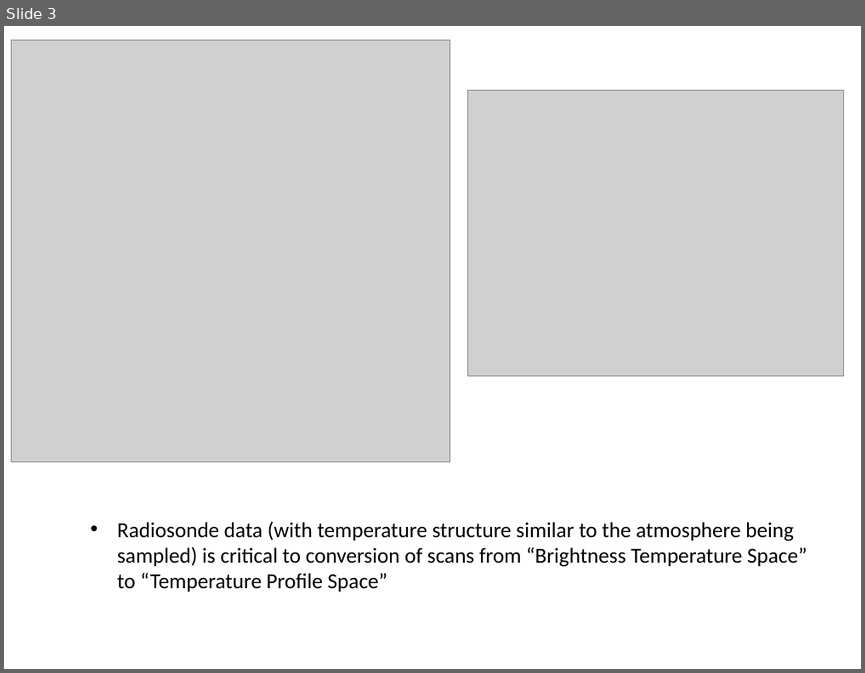
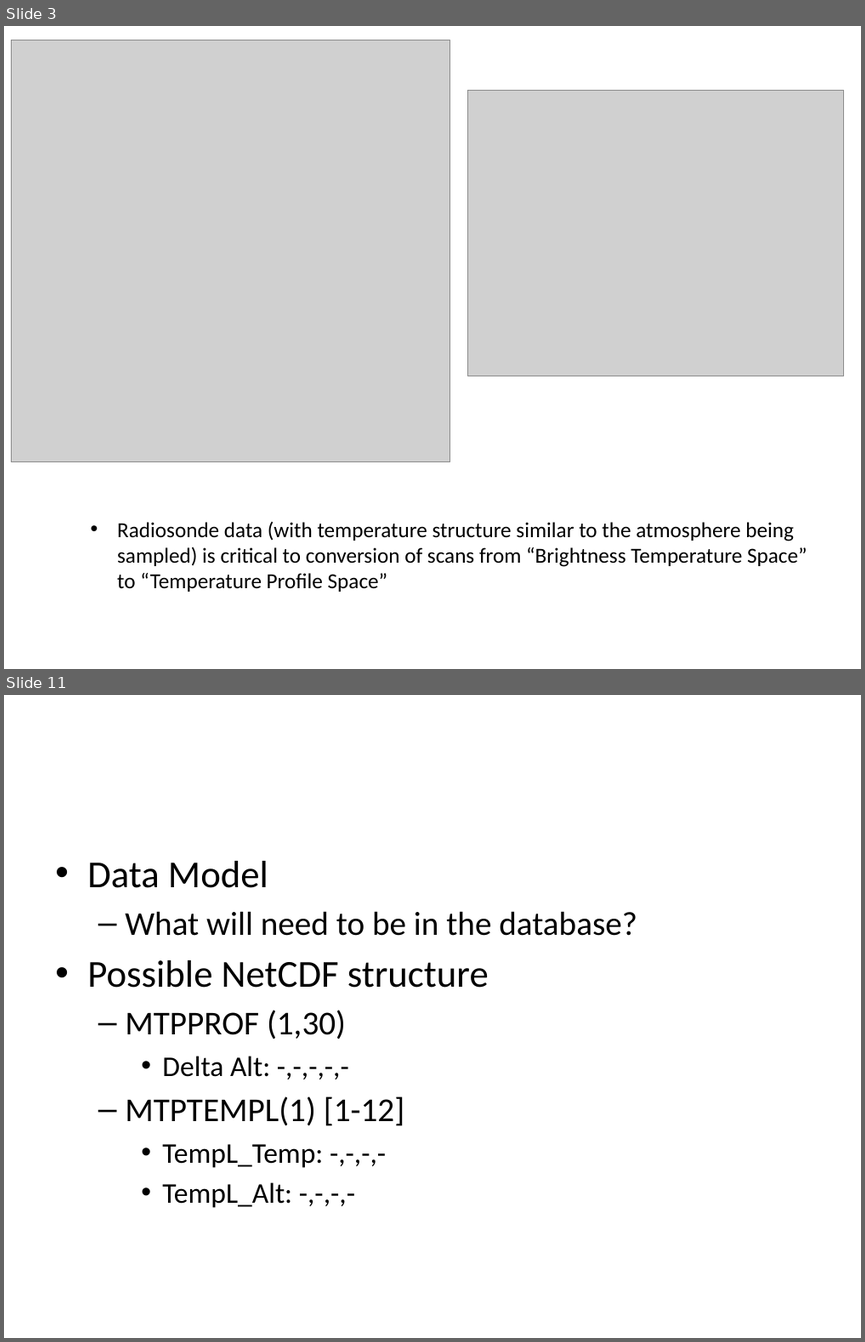
Before and after one commit to NCAR/nimbus, a slide deck: instruments/mtp/doc/MTP_Brainstorming_Mar_2015.pptx. Shown one above the other, each under a label of ours: slide 3 before the commit, slides 3 and 11 after it; the slides between them are not shown. The pictures are 865x673 and 865x1342 pixels, drawn with LibreOffice and Linux fonts; fonts in the diff are those of the drawing; grey boxes stand for pictures. Boxes give left, top, right and bottom in pixels: in the first picture for what was removed or moved away, otherwise in the second. Text is boxed around its words. In the diff, an @@ line names an element or a change of style, - is before the commit and + after.

```diff
--- a/instruments/mtp/doc/MTP_Brainstorming_Mar_2015.pptx
+++ b/instruments/mtp/doc/MTP_Brainstorming_Mar_2015.pptx
@@ slide 11 added at box(4, 695, 861, 1338), background #FFFFFF @@
@@ text added at box(87, 861, 637, 1208), 28 pt, text #000000 @@
+• Data Model
+  – What will need to be in the database?
+• Possible NetCDF structure
+  – MTPPROF (1,30)
+    • Delta Alt: -,-,-,-,-
+  – MTPTEMPL(1) [1-12]
+    • TempL_Temp: -,-,-,-
+    • TempL_Alt: -,-,-,-
```
Also in this commit, not shown: 4 slides changed, 3 other slides added.
